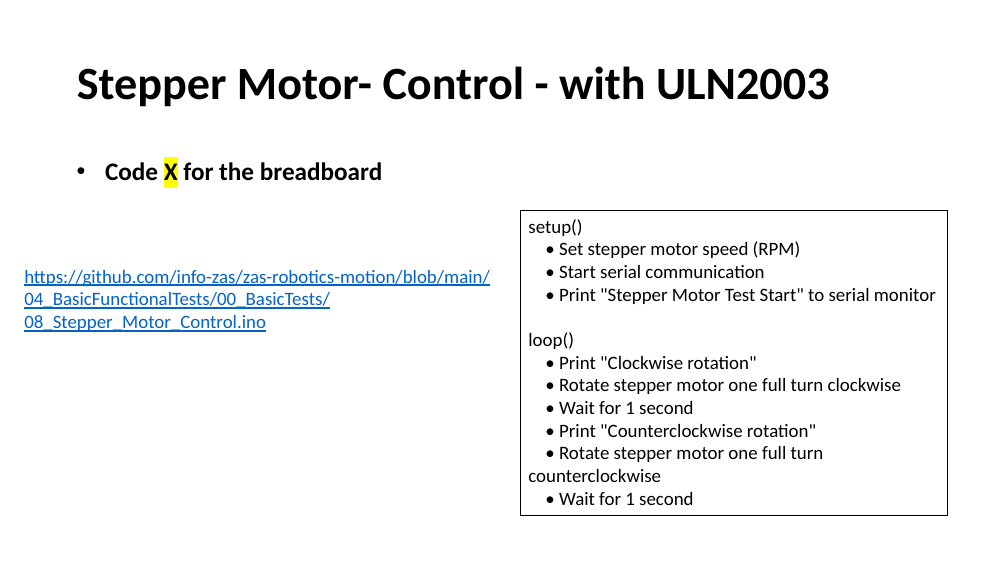
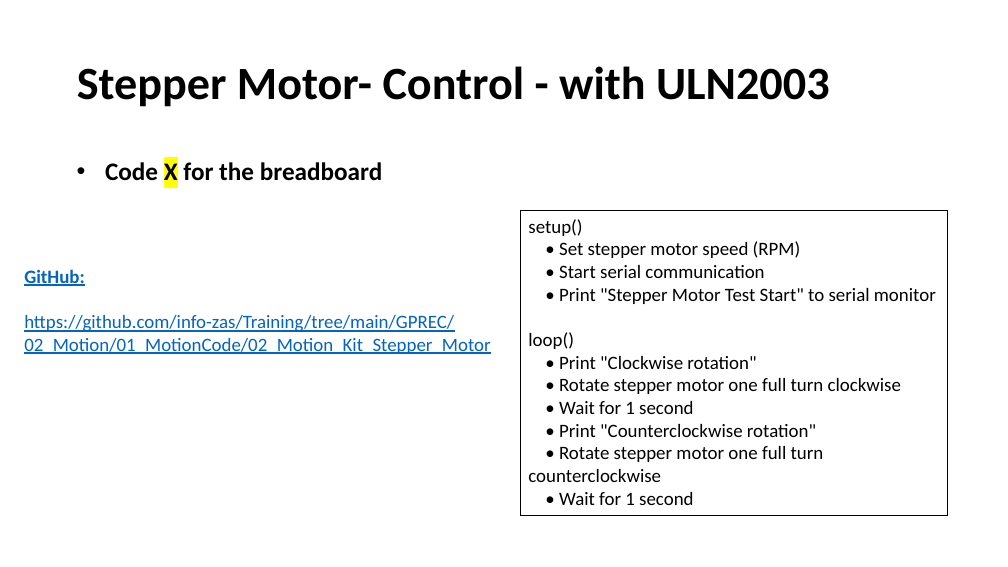
Before and after one commit to info-zas/Training, a slide deck: slide 15 of GPREC/02_Motion/Kit2_Motion_Training.pptx. Drawn at 1008x567 pixels with LibreOffice and Linux fonts; fonts in the diff are those of the drawing. Boxes give left, top, right and bottom in pixels: in the first picture for what was removed or moved away, otherwise in the second. Text is boxed around its words. In the diff, an @@ line names an element or a change of style, - is before the commit and + after.

```diff
--- a/GPREC/02_Motion/Kit2_Motion_Training.pptx
+++ b/GPREC/02_Motion/Kit2_Motion_Training.pptx
@@ text at [24, 269, 490, 354]: text changed @@
-https://github.com/info-zas/zas-robotics-motion/blob/main/04_BasicFunctionalTests/00_BasicTests/08_Stepper_Motor_Control.ino
+GitHub:
+https://github.com/info-zas/Training/tree/main/GPREC/02_Motion/01_MotionCode/02_Motion_Kit_Stepper_Motor
```
Also in this commit, not shown: 4 other slides changed.
